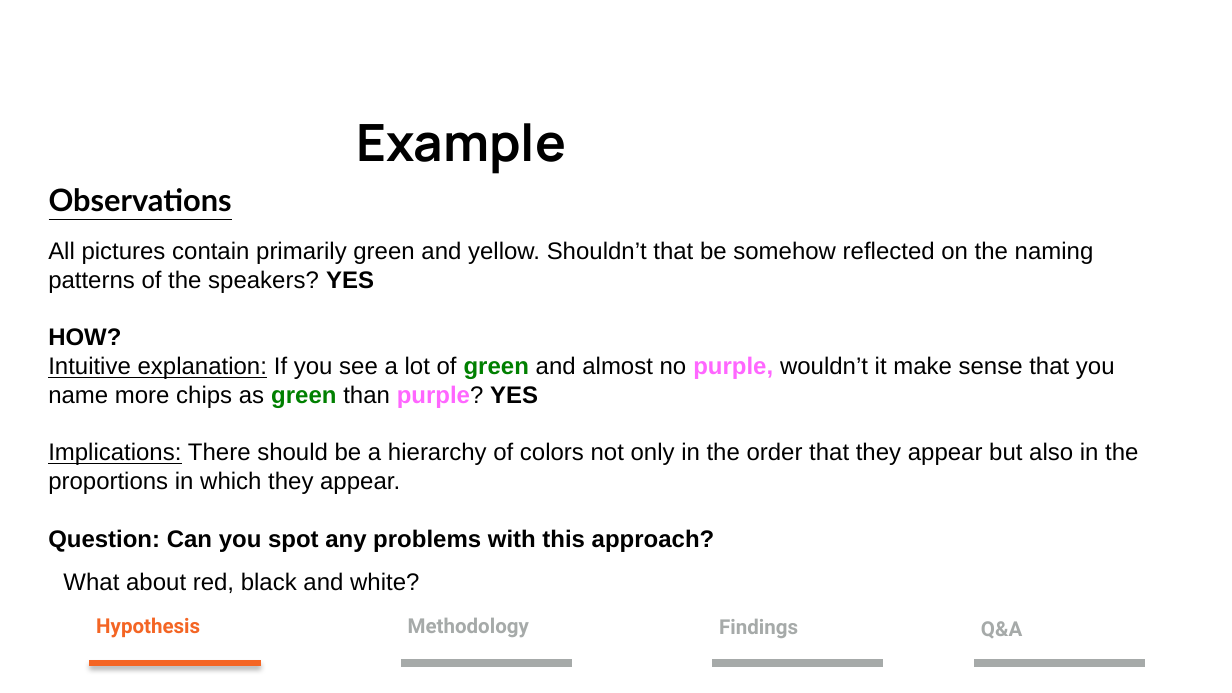
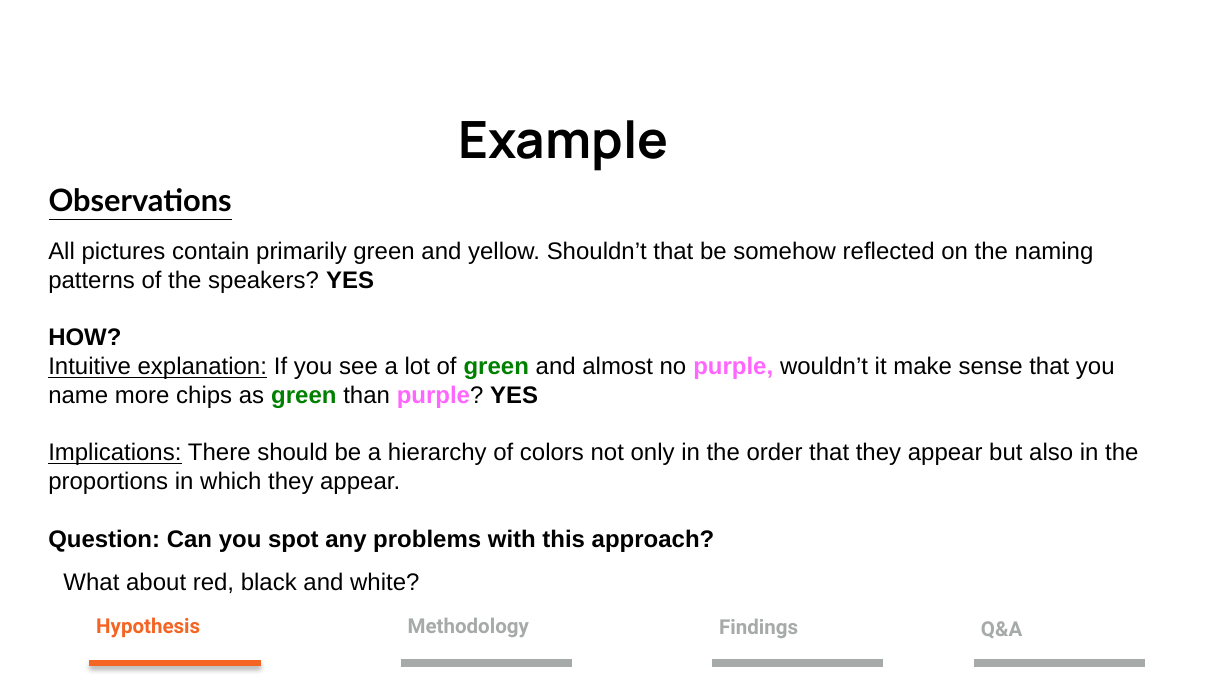
Before and after one commit to oikobill/WCS, a slide deck: slide 4 of LS 39F HW3.pptx. Drawn at 1232x693 pixels with LibreOffice and Linux fonts; fonts in the diff are those of the drawing. Boxes give left, top, right and bottom in pixels: in the first picture for what was removed or moved away, otherwise in the second. Text is boxed around its words. In the diff, an @@ line names an element or a change of style, - is before the commit and + after.

```diff
--- a/LS 39F HW3.pptx
+++ b/LS 39F HW3.pptx
@@ text "Example": place and size @@
-text "Example" at box(356, 123, 566, 174)
+text "Example" at box(459, 120, 669, 171)
```
Also in this commit, not shown: 3 other slides changed, 2 slides added.
